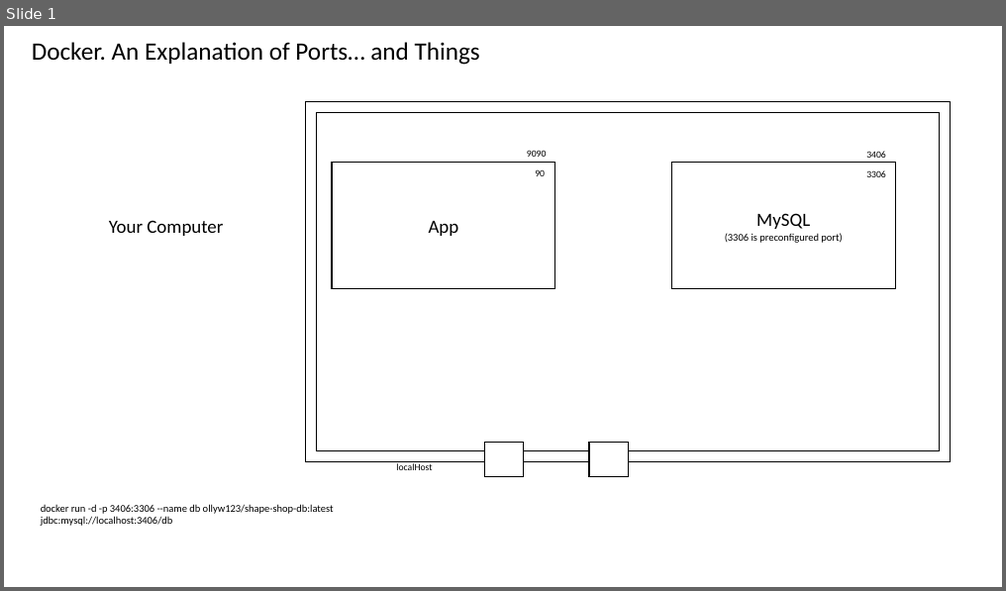
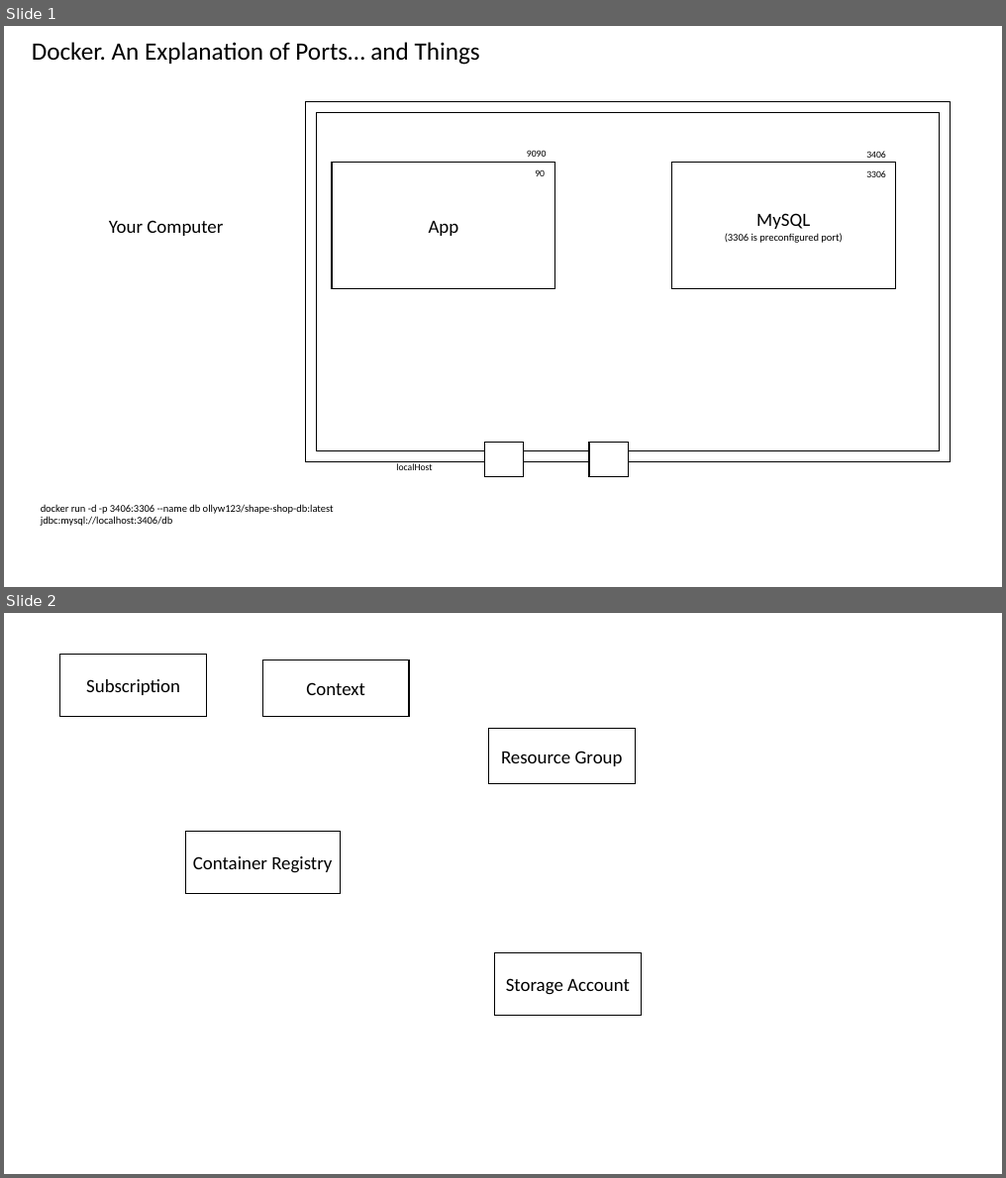
Before and after one commit to oliverwatkins/shape-shop-backend, a slide deck: ShapeShop.pptx. Shown one above the other, each under a label of ours: slide 1 before the commit, slides 1 and 2 after it. The pictures are 1006x591 and 1006x1178 pixels, drawn with LibreOffice and Linux fonts; fonts in the diff are those of the drawing. Boxes give left, top, right and bottom in pixels: in the first picture for what was removed or moved away, otherwise in the second. Text is boxed around its words. In the diff, an @@ line names an element or a change of style, - is before the commit and + after.

```diff
--- a/ShapeShop.pptx
+++ b/ShapeShop.pptx
@@ slide 2 added at [4,613,1002,1174], background #FFFFFF @@
@@ rectangle added at [60,655,207,716], fill #FFFFFF, outline #000000 1 pt, 18 pt, text #000000 @@
+Subscription
@@ rectangle added at [263,661,410,716], fill #FFFFFF, outline #000000 1 pt, 18 pt, text #000000 @@
+Context
@@ rectangle added at [488,728,635,784], fill #FFFFFF, outline #000000 1 pt, 18 pt, text #000000 @@
+Resource Group
@@ rectangle added at [185,832,341,894], fill #FFFFFF, outline #000000 1 pt, 18 pt, text #000000 @@
+Container Registry
@@ rectangle added at [494,953,642,1015], fill #FFFFFF, outline #000000 1 pt, 18 pt, text #000000 @@
+Storage Account
```
Also in this commit, not shown: 1 slide removed, 3 other files.
